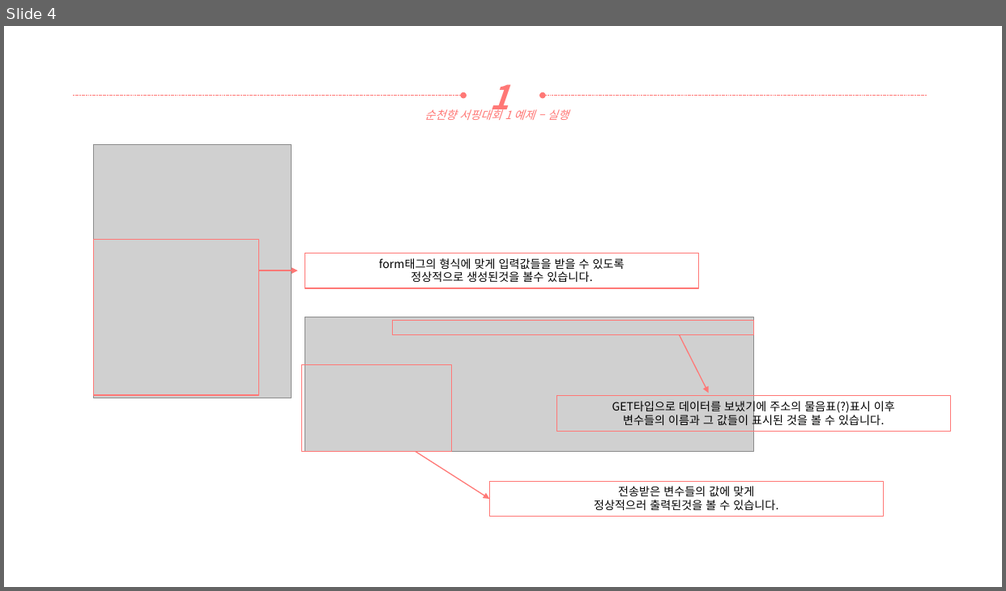
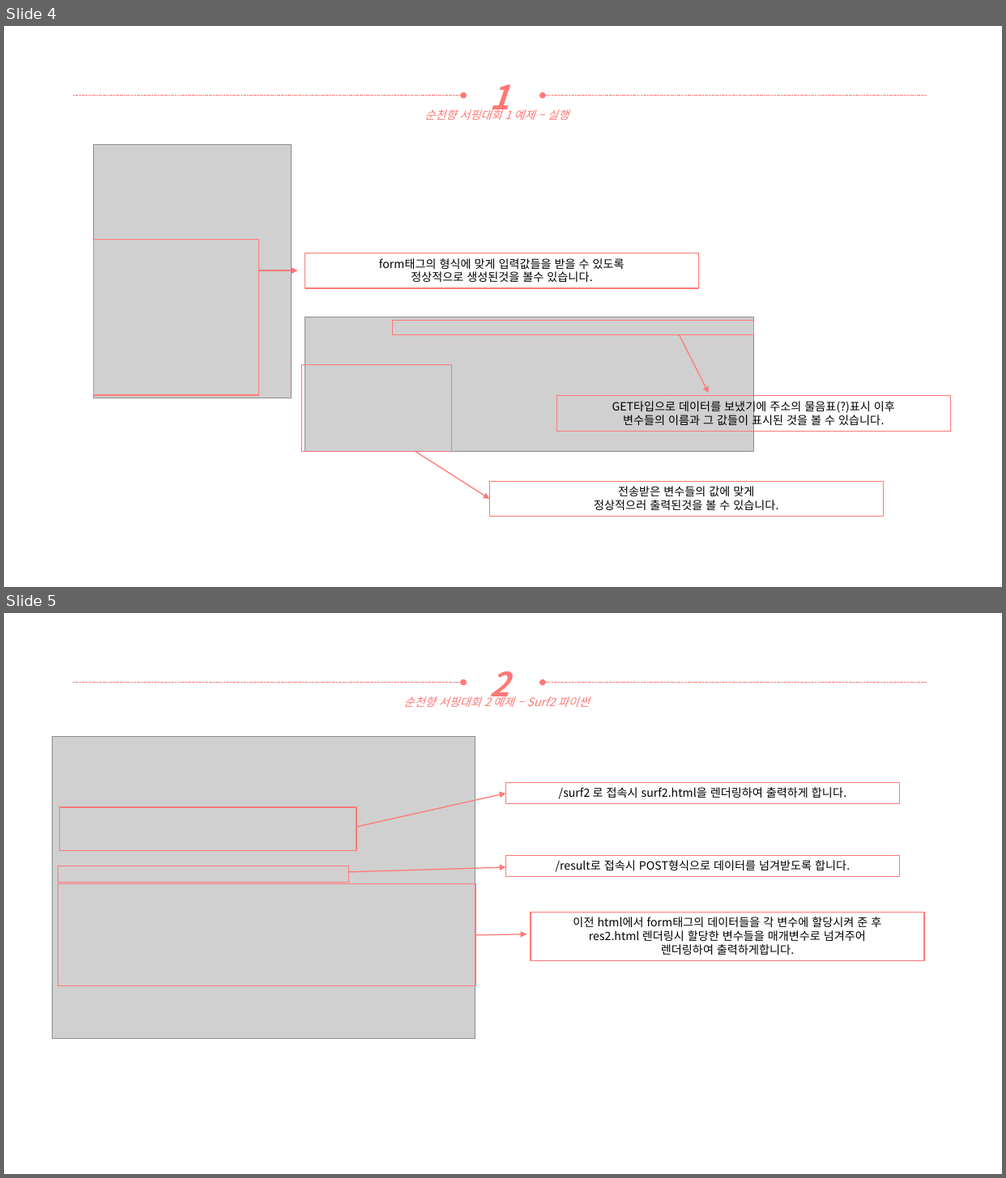
Before and after one commit to yooatom2200/Programing_Base_2, a slide deck: 6장/20164091-송희령-6주차 과제.pptx. Shown one above the other, each under a label of ours: slide 4 before the commit, slides 4 and 5 after it. The pictures are 1006x591 and 1006x1178 pixels, drawn with LibreOffice and Linux fonts; fonts in the diff are those of the drawing; grey boxes stand for pictures. Boxes give left, top, right and bottom in pixels: in the first picture for what was removed or moved away, otherwise in the second. Text is boxed around its words. In the diff, an @@ line names an element or a change of style, - is before the commit and + after.

Commit message:
실행예제 2 완성

```diff
--- a/6장/20164091-송희령-6주차 과제.pptx
+++ b/6장/20164091-송희령-6주차 과제.pptx
@@ slide 5 added at (4, 613, 1002, 1174), background #FFFFFF @@
@@ arrow added from (73, 683) to (463, 683), #FF7876 0.5 pt dashed @@
@@ text added at (490, 671, 509, 705), 32 pt, text #FF7876, bold, italic @@
+2
@@ arrow added from (927, 683) to (543, 683), #FF7876 0.5 pt dashed @@
@@ text added at (404, 695, 590, 707), 11 pt, text #FF7876, italic @@
+순천향 서핑대회 2 예제 – Surf2 파이썬
@@ picture added at (52, 736, 475, 1038) @@
@@ rectangle added at (505, 782, 899, 804), outline #FF7876 1 pt, 11 pt, text #000000 @@
+/surf2 로 접속시 surf2.html을 렌더링하여 출력하게 합니다.
@@ arrow added from (356, 827) to (505, 794), #FF7876 1 pt @@
@@ rectangle added at (59, 807, 356, 851), outline #FF7876 1 pt @@
@@ rectangle added at (505, 855, 899, 877), outline #FF7876 1 pt, 11 pt, text #000000 @@
+/result로 접속시 POST형식으로 데이터를 넘겨받도록 합니다.
@@ rectangle added at (58, 866, 348, 882), outline #FF7876 1 pt @@
@@ arrow added from (348, 872) to (505, 867), #FF7876 1 pt @@
@@ rectangle added at (58, 884, 475, 986), outline #FF7876 1 pt @@
@@ rectangle added at (531, 913, 925, 962), outline #FF7876 1 pt, 11 pt, text #000000 @@
+이전 html에서 form태그의 데이터들을 각 변수에 할당시켜 준 후
+res2.html 렌더링시 할당한 변수들을 매개변수로 넘겨주어
+렌더링하여 출력하게합니다.
@@ arrow added from (475, 935) to (526, 934), #FF7876 1 pt @@
```
Also in this commit, not shown: 1 slide changed, 4 other slides added, 5 other files.
